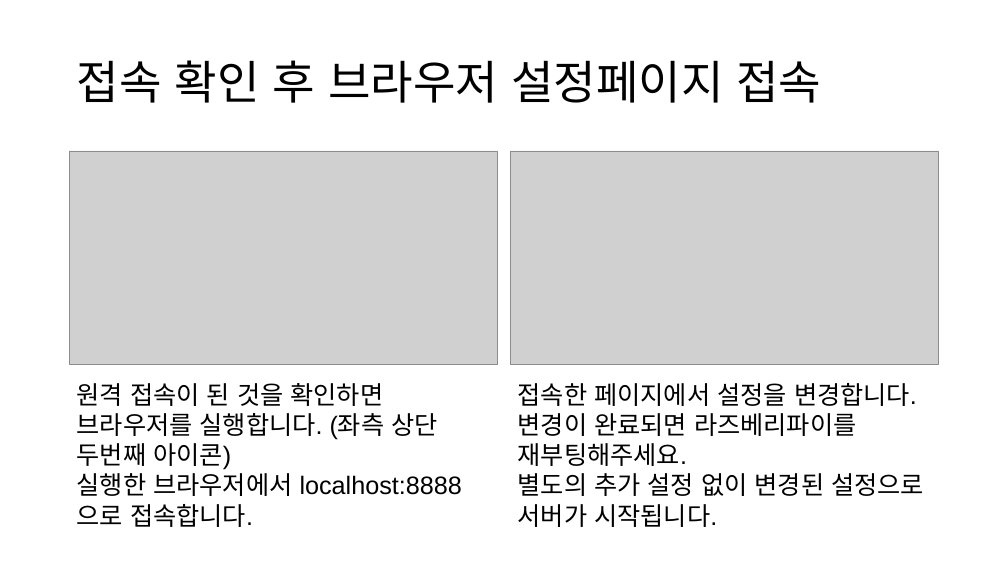
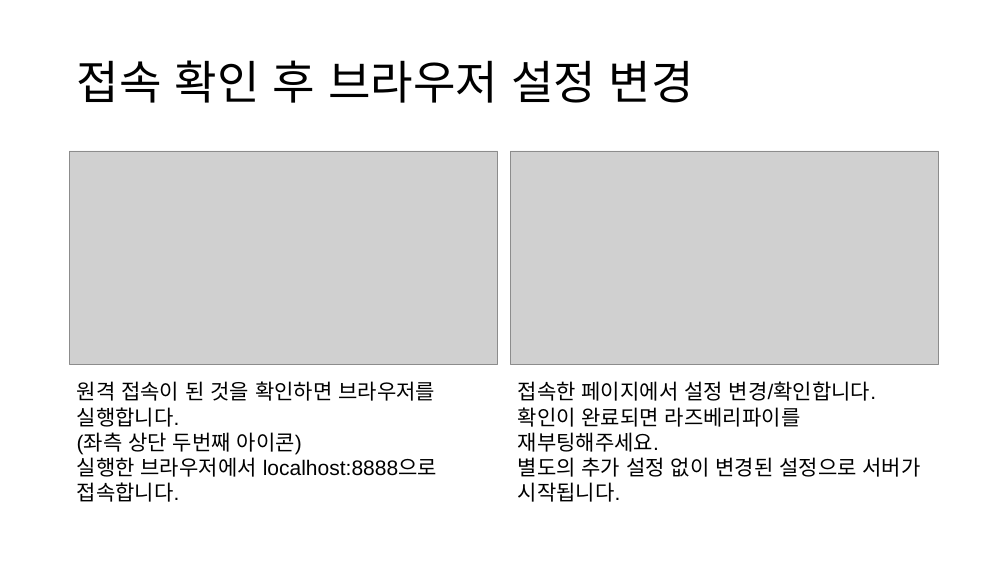
Before and after one commit to HanSol1140/PLC_Voltage, a slide deck: slide 5 of PLC & 라즈베리파이 서버.pptx. Drawn at 1008x567 pixels with LibreOffice and Linux fonts; fonts in the diff are those of the drawing; grey boxes stand for pictures. Boxes give left, top, right and bottom in pixels: in the first picture for what was removed or moved away, otherwise in the second. Text is boxed around its words. In the diff, an @@ line names an element or a change of style, - is before the commit and + after.

```diff
--- a/PLC & 라즈베리파이 서버.pptx
+++ b/PLC & 라즈베리파이 서버.pptx
@@ title at [77, 60, 694, 103]: text changed @@
-접속 확인 후 브라우저 설정페이지 접속
+접속 확인 후 브라우저 설정 변경
@@ text at [77, 381, 435, 455]: text changed; size 24 to 20 pt @@
-원격 접속이 된 것을 확인하면 브라우저를 실행합니다. (좌측 상단 두번째 아이콘)
+원격 접속이 된 것을 확인하면 브라우저를 실행합니다.
+(좌측 상단 두번째 아이콘)
@@ text at [518, 381, 876, 452]: text changed; size 24 to 20 pt @@
-접속한 페이지에서 설정을 변경합니다.
-변경이 완료되면 라즈베리파이를 재부팅해주세요.
+접속한 페이지에서 설정 변경/확인합니다.
+확인이 완료되면 라즈베리파이를 재부팅해주세요.
@@ text at [77, 454, 437, 502]: size 24 to 20 pt in "실행한 브라우저에서 localhost:8888으로 접속합니다." @@
@@ text at [518, 457, 921, 502]: size 24 to 20 pt in "별도의 추가 설정 없이 변경된 설정으로 서버가 ..." @@
```
Also in this commit, not shown: 5 other slides changed, 5 slides added, 1 slide removed, 1 other file.
